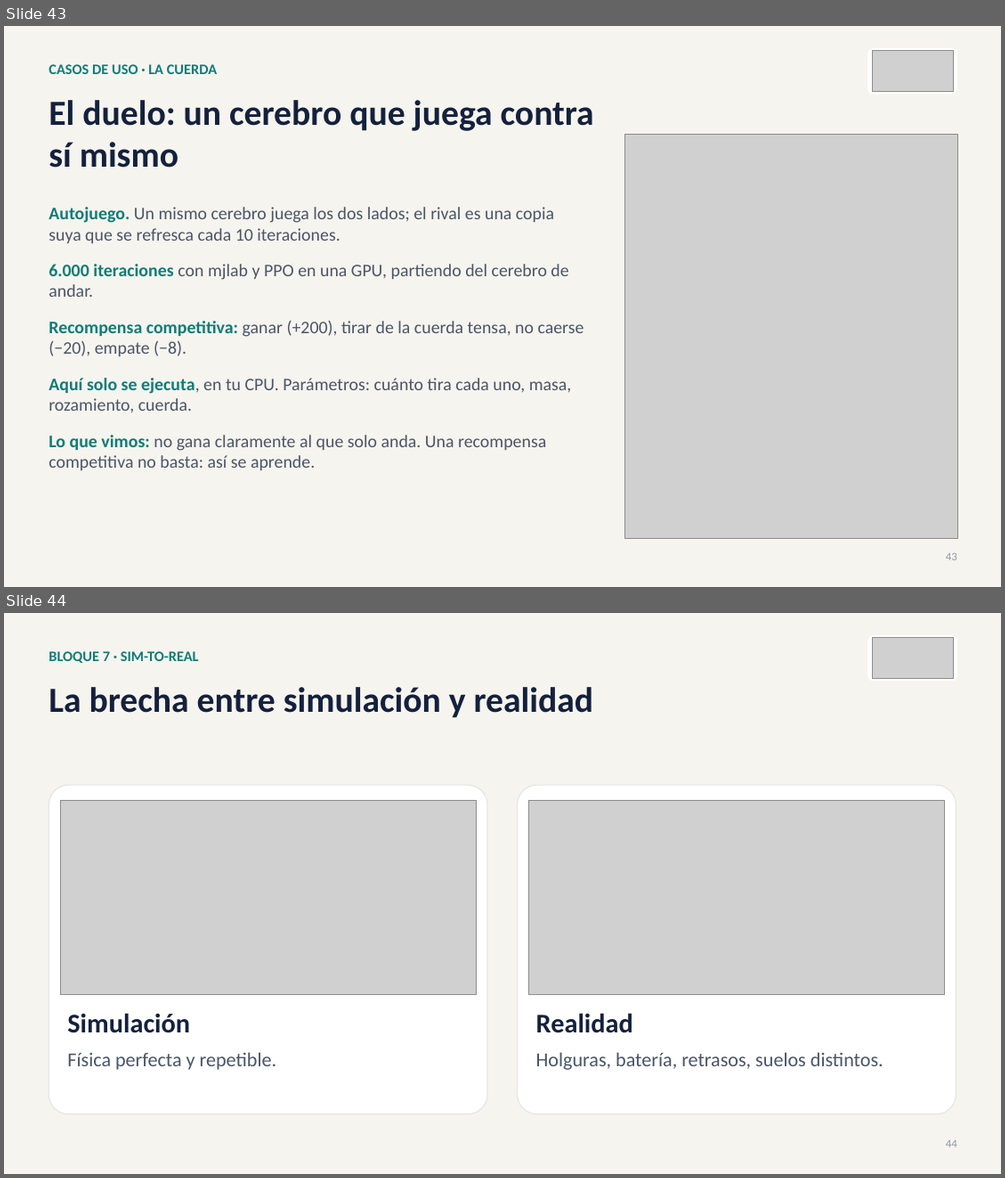
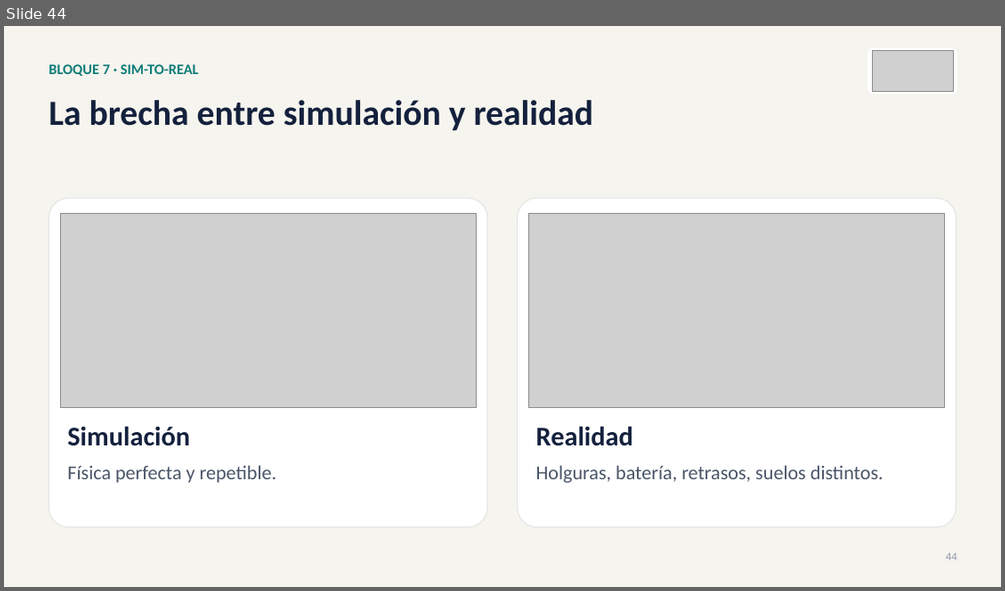
Before and after one commit to david2526IA/taller_microduck_windows, a slide deck: workshop-ia-fisica/presentaciones/Presentacion_03_taller_completo.pptx. Shown one above the other, each under a label of ours: slides 43 and 44 before the commit, slide 44 after it. The pictures are 1005x1178 and 1005x591 pixels, drawn with LibreOffice and Linux fonts; fonts in the diff are those of the drawing; grey boxes stand for pictures. Boxes give left, top, right and bottom in pixels: in the first picture for what was removed or moved away, otherwise in the second. Text is boxed around its words. In the diff, an @@ line names an element or a change of style, - is before the commit and + after.

```diff
--- a/workshop-ia-fisica/presentaciones/Presentacion_03_taller_completo.pptx
+++ b/workshop-ia-fisica/presentaciones/Presentacion_03_taller_completo.pptx
@@ slide 43 removed at (x1=4, y1=26, x2=1001, y2=587), background #F6F4EE @@
@@ rounded rectangle removed at (x1=867, y1=48, x2=957, y2=94) @@
@@ picture removed at (x1=872, y1=51, x2=953, y2=92) @@
@@ text removed at (x1=48, y1=64, x2=217, y2=74) @@
-CASOS DE USO · LA CUERDA
@@ text removed at (x1=48, y1=100, x2=594, y2=168) @@
-El duelo: un cerebro que juega contra sí mismo
@@ picture removed at (x1=624, y1=135, x2=957, y2=539) @@
@@ text removed at (x1=48, y1=207, x2=584, y2=470) @@
-Autojuego. Un mismo cerebro juega los dos lados; el rival es una copia suya que se refresca cada 10 iteraciones.
-6.000 iteraciones con mjlab y PPO en una GPU, partiendo del cerebro de andar.
-Recompensa competitiva: ganar (+200), tirar de la cuerda tensa, no caerse (−20), empate (−8).
-Aquí solo se ejecuta, en tu CPU. Parámetros: cuánto tira cada uno, masa, rozamiento, cuerda.
-Lo que vimos: no gana claramente al que solo anda. Una recompensa competitiva no basta: así se aprende.
@@ text removed at (x1=946, y1=553, x2=957, y2=560) @@
-43
```
Also in this commit, not shown: 8 slides changed, 1 slide added, 7 other files.
